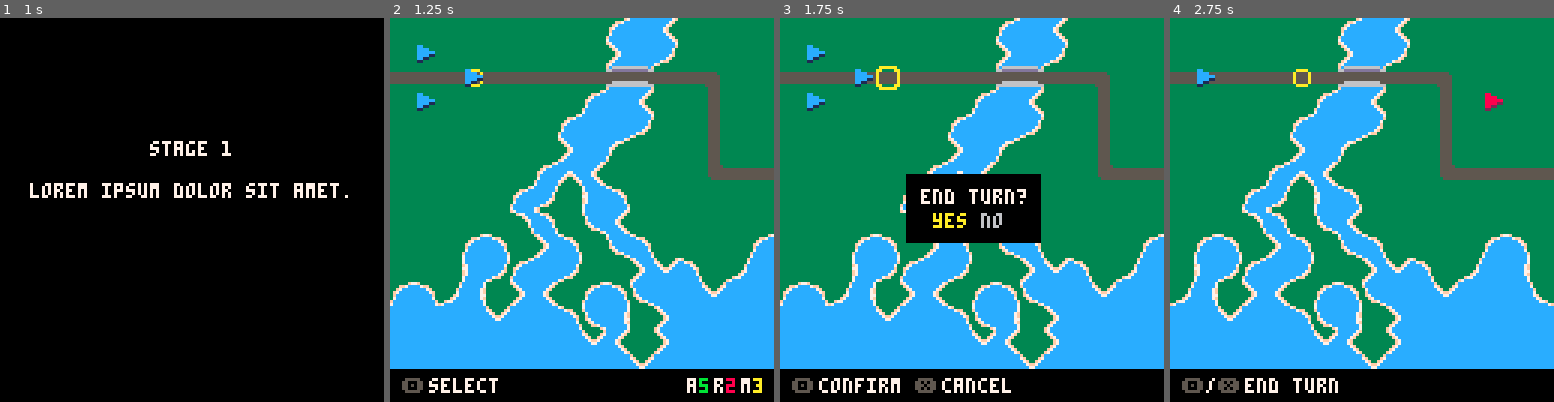
Above: before the commit, frames 1-4 (left to right).
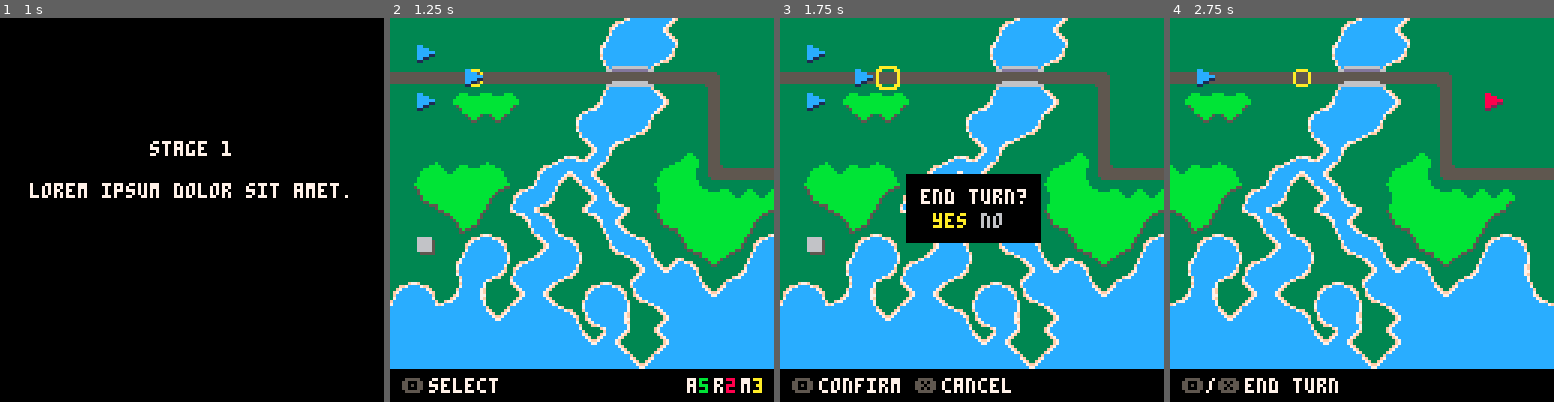
Above: after the commit, the same moments.

Repository: chrisallenlane/balance-of-power
Game: PICO-8 cartridge balance-of-power.p8
Same seed, same stepped clock (60 frames per second), same inputs: the game is played once before the commit and once after it.
Inputs:
- Up to frame 1 (1 s): tap X (X key) at 0.33 s; tap O (Z key) at 0.7 s
- Up to frame 2 (1.25 s): tap X (X key) at 1.07 s
- Up to frame 3 (1.75 s): hold Right from 1.6 s (still down); tap O (Z key) at 1.7 s
- Up to frame 4 (2.75 s): tap X (X key) at 1.85 s; release Right at 2.1 s; tap O (Z key) at 2.1, 2.5 s; hold Up 2.15-2.42 s; hold Right from 2.47 s (still down)

Frame 1 is identical in both runs. In frame 2, 11% of the frame differs, in the area x 6-100%, y 6-69%; in frame 3, 10%; in frame 4, 10%.

Commit message:
feat(art): improve tilesets

Diff:
--- a/balance-of-power.p8
+++ b/balance-of-power.p8
@@ -180,18 +180,18 @@
 0000000000000000000000000000000000000000000000000000000000000000000000000000000000000000000000000000000000000000000000000000000000000000000000000000000000000000000000000000000000000000000000000000000000000000000000000000000000000000000000000000000000000000
 __map__
 40404040404040404041607440404040404040404040404040404040404040405050505050575050505050505050505070707070707070707070707070707070707070707070707070707070707070700e0e0e0e0e0e0e0e0e0e0e0e0e0e0e0e0f0f0f0f0f0f0f0f0f0f0f0f0f0f0f0f0e0e0e0e0e0e0e0e0e0e0e0e0e0e0e0e
-40404040404040404064605240404040404040404040404040404040404040405050505050575050505050505050505070707070707070707070707070707070707070707070707070707070707070700e0e0e0e0e0e0e0e0e0e0e0e0e0e0e0e0f0f0f0f0f0f0f0f0f0f0f0f0f0f0f0f0e0e0e0e0e0e0e0e0e0e0e0e0e0e0e0e
+40404040404040405660605240404040404040404040404040404040404040405050505050575050505050505050505070707070707070707070707070707070707070707070707070707070707070700e0e0e0e0e0e0e0e0e0e0e0e0e0e0e0e0f0f0f0f0f0f0f0f0f0f0f0f0f0f0f0f0e0e0e0e0e0e0e0e0e0e0e0e0e0e0e0e
 47474747474747474767694747494040404040404040404040404040404040405050505050575050505050505050505070707070704040707070707070707070707070707070707070707070707070700e0e0e0e0e0e0e0e0e0e0e0e0e0e0e0e0f0f0f0f0f0f0f0f0f0f0f0f0f0f0f0f0e0e0e0e0e0e0e0e0e0e0e0e0e0e0e0e
-40404040404040404160744040574040404040404040404040404040404040405050505050575050505050505050505070707050504040404070704040707070707070707070707070707070707070700e0e0e0e0e0e0e0e0e0e0e0e0e0e0e0e0f0f0f0f0f0f0f0f0f0f0f0f0f0f0f0f0e0e0e0e0e0e0e0e0e0e0e0e0e0e0e0e
-40404040404040416060524040574040404040404040404040404040404040405050505050575050505050505050505070707040504040604040404070707070707070707070707070707070707070700e0e0e0e0e0e0e0e0e0e0e0e0e0e0e0e0f0f0f0f0f0f0f0f0f0f0f0f0f0f0f0f0e0e0e0e0e0e0e0e0e0e0e0e0e0e0e0e
-40404040404040646061404040574040404040404040404040404040404040405041754250575050505050505050505070707040404040404040404040707070707070707070707070707070707070700e0e0e0e0e0e0e0e0e0e0e0e0e0e0e0e0f0f0f0f0f0f0f0f0f0f0f0f0f0f0f0f0e0e0e0e0e0e0e0e0e0e0e0e0e0e0e0e
-40404040404041637440404040584747474747494040404040404040404040405460606045575050505050505050505070707070404040404040404040707070707070707070707070707070707070700e0e0e0e0e0e0e0e0e0e0e0e0e0e0e0e0f0f0f0f0f0f0f0f0f0f0f0f0f0f0f0f0e0e0e0e0e0e0e0e0e0e0e0e0e0e0e0e
-40404040404152406542404040404040404040574040404040404040404040405062605240575050505050505050505070707070404040504040404050707070707070707070707070707070707070700e0e0e0e0e0e0e0e0e0e0e0e0e0e0e0e0f0f0f0f0f0f0f0f0f0f0f0f0f0f0f0f0e0e0e0e0e0e0e0e0e0e0e0e0e0e0e0e
-40404040406242405174404040404040404040574040404040404040404040405050555050575050505040505050505070707070704050705040505070707070707070707070707070707070707070700e0e0e0e0e0e0e0e0e0e0e0e0e0e0e0e0f0f0f0f0f0f0f0f0f0f0f0f0f0f0f0f0e0e0e0e0e0e0e0e0e0e0e0e0e0e0e0e
-40404041424064424051424040404041424040574040404040404040404040405050505050575050505050505050505070707070707070707050707070707070707070707070707070707070707070700e0e0e0e0e0e0e0e0e0e0e0e0e0e0e0e0f0f0f0f0f0f0f0f0f0f0f0f0f0f0f0f0e0e0e0e0e0e0e0e0e0e0e0e0e0e0e0e
-40404065524160524040647342407260764040574040404040404040404040405050505050575050505050505050505070707070707070707070707070707070707070707070707070707070707070700e0e0e0e0e0e0e0e0e0e0e0e0e0e0e0e0f0f0f0f0f0f0f0f0f0f0f0f0f0f0f0f0e0e0e0e0e0e0e0e0e0e0e0e0e0e0e0e
-41427276406474404142516060736060607140574040404040404040404040405050505050575050505050505050505070707070707070707070707070707070707070707070707070707070707070700e0e0e0e0e0e0e0e0e0e0e0e0e0e0e0e0f0f0f0f0f0f0f0f0f0f0f0f0f0f0f0f0e0e0e0e0e0e0e0e0e0e0e0e0e0e0e0e
-60606060736060425176406460606060606073777342404040404040404040405050505050575050505050505050505070707070707070707070707070707070707070707070707070707070707070700e0e0e0e0e0e0e0e0e0e0e0e0e0e0e0e0f0f0f0f0f0f0f0f0f0f0f0f0f0f0f0f0e0e0e0e0e0e0e0e0e0e0e0e0e0e0e0e
+40407d7e7e6d40407260604440574040404040404040404040404040404040405050505050575050505050505050505070707050504040404070704040707070707070707070707070707070707070700e0e0e0e0e0e0e0e0e0e0e0e0e0e0e0e0f0f0f0f0f0f0f0f0f0f0f0f0f0f0f0f0e0e0e0e0e0e0e0e0e0e0e0e0e0e0e0e
+4040407c7c4040566060524040574040404040404040404040404040404040405050505050575050505050505050505070707040504040604040404070707070707070707070707070707070707070700e0e0e0e0e0e0e0e0e0e0e0e0e0e0e0e0f0f0f0f0f0f0f0f0f0f0f0f0f0f0f0f0e0e0e0e0e0e0e0e0e0e0e0e0e0e0e0e
+4040404040404046646140406c574040404040404040404040404040404040405041754250575050505050505050505070707040404040404040404040707070707070707070707070707070707070700e0e0e0e0e0e0e0e0e0e0e0e0e0e0e0e0f0f0f0f0f0f0f0f0f0f0f0f0f0f0f0f0e0e0e0e0e0e0e0e0e0e0e0e0e0e0e0e
+404e7a7e4f4041637440404e7f584747474747494040404040404040404040405460606045575050505050505050505070707070404040404040404040707070707070707070707070707070707070700e0e0e0e0e0e0e0e0e0e0e0e0e0e0e0e0f0f0f0f0f0f0f0f0f0f0f0f0f0f0f0f0e0e0e0e0e0e0e0e0e0e0e0e0e0e0e0e
+405e50504c4152406471406e507e7a7a6d4040574040404040404040404040405062605240575050505050505050505070707070404040504040404050707070707070707070707070707070707070700e0e0e0e0e0e0e0e0e0e0e0e0e0e0e0e0f0f0f0f0f0f0f0f0f0f0f0f0f0f0f0f0e0e0e0e0e0e0e0e0e0e0e0e0e0e0e0e
+40404d5f406242406274405e5050504c404040574040404040404040404040405050555050575050505040505050505070707070704050705040505070707070707070707070707070707070707070700e0e0e0e0e0e0e0e0e0e0e0e0e0e0e0e0f0f0f0f0f0f0f0f0f0f0f0f0f0f0f0f0e0e0e0e0e0e0e0e0e0e0e0e0e0e0e0e
+400d404142406442405142405e505f41424040574040404040404040404040405050505050575050505050505050505070707070707070707050707070707070707070707070707070707070707070700e0e0e0e0e0e0e0e0e0e0e0e0e0e0e0e0f0f0f0f0f0f0f0f0f0f0f0f0f0f0f0f0e0e0e0e0e0e0e0e0e0e0e0e0e0e0e0e
+404056605241605240406473427c7260764040574040404040404040404040405050505050575050505050505050505070707070707070707070707070707070707070707070707070707070707070700e0e0e0e0e0e0e0e0e0e0e0e0e0e0e0e0f0f0f0f0f0f0f0f0f0f0f0f0f0f0f0f0e0e0e0e0e0e0e0e0e0e0e0e0e0e0e0e
+41427276406474404142516060736060607140574640404040404040404040405050505050575050505050505050505070707070707070707070707070707070707070707070707070707070707070700e0e0e0e0e0e0e0e0e0e0e0e0e0e0e0e0f0f0f0f0f0f0f0f0f0f0f0f0f0f0f0f0e0e0e0e0e0e0e0e0e0e0e0e0e0e0e0e
+60606060736060425176406460606060606075776042404040404040404040405050505050575050505050505050505070707070707070707070707070707070707070707070707070707070707070700e0e0e0e0e0e0e0e0e0e0e0e0e0e0e0e0f0f0f0f0f0f0f0f0f0f0f0f0f0f0f0f0e0e0e0e0e0e0e0e0e0e0e0e0e0e0e0e
 60606060606060607374406460606060606060796060427242404040404040405050505050575050505050505050505070707070707070707070707070707070707070707070407070707070707070700e0e0e0e0e0e0e0e0e0e0e0e0e0e0e0e0f0f0f0f0f0f0f0f0f0f0f0f0f0f0f0f0e0e0e0e0e0e0e0e0e0e0e0e0e0e0e0e
 60606060606060606060736060606060606652575163606060424040404040405050505050575050505050405050505070707070707070707070707070707070707070705040707070707070707070700e0e0e0e0e0e0e0e0e0e0e0e0e0e0e0e0f0f0f0f0f0f0f0f0f0f0f0f0f0f0f0f0e0e0e0e0e0e0e0e0e0e0e0e0e0e0e0e
 60606060606060606060606060606060744040574040626060607140404040405050505050575050505050505050505070707070707070707070707070707070707070504040407070707070707070700f0f0f0f0f0f0f0f0f0f0f0f0f0f0f0f0e0e0e0e0e0e0e0e0e0e0e0e0e0e0e0e0f0f0f0f0f0f0f0f0f0f0f0f0f0f0f0f
--- a/src/cell.lua
+++ b/src/cell.lua
@@ -57,6 +57,7 @@
 
     -- determine if the tile has a "special" traversal cost
     -- stage cell traversal costs
+    -- XXX: this consumes too many "tokens", should be refactored
     local costs = {
         -- road/bridge
         [71] = 0.5,
@@ -75,6 +76,28 @@
         [119] = 0.5,
         [120] = 0.5,
         [121] = 0.5,
+
+        -- forest
+        [76] = 1.5,
+        [77] = 1.5,
+        [78] = 1.5,
+        [79] = 1.5,
+        [92] = 1.5,
+        [93] = 1.5,
+        [94] = 1.5,
+        [95] = 1.5,
+        [106] = 1.5,
+        [107] = 1.5,
+        [108] = 1.5,
+        [109] = 1.5,
+        [110] = 1.5,
+        [111] = 1.5,
+        [122] = 1.5,
+        [123] = 1.5,
+        [124] = 1.5,
+        [125] = 1.5,
+        [126] = 1.5,
+        [127] = 1.5,
 
         -- shore
         [101] = inf,
Not shown, changed: 40 lines of the sprite sheet (__gfx__) section of balance-of-power.p8
